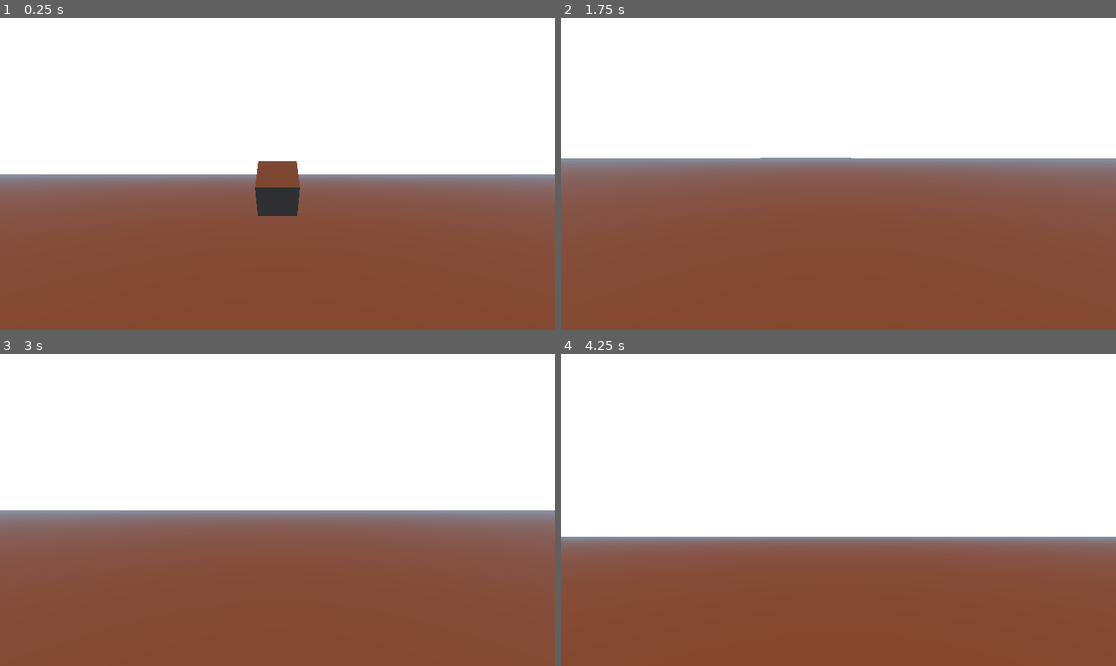
Above: before the commit, frames 1-4 (two rows, left to right).
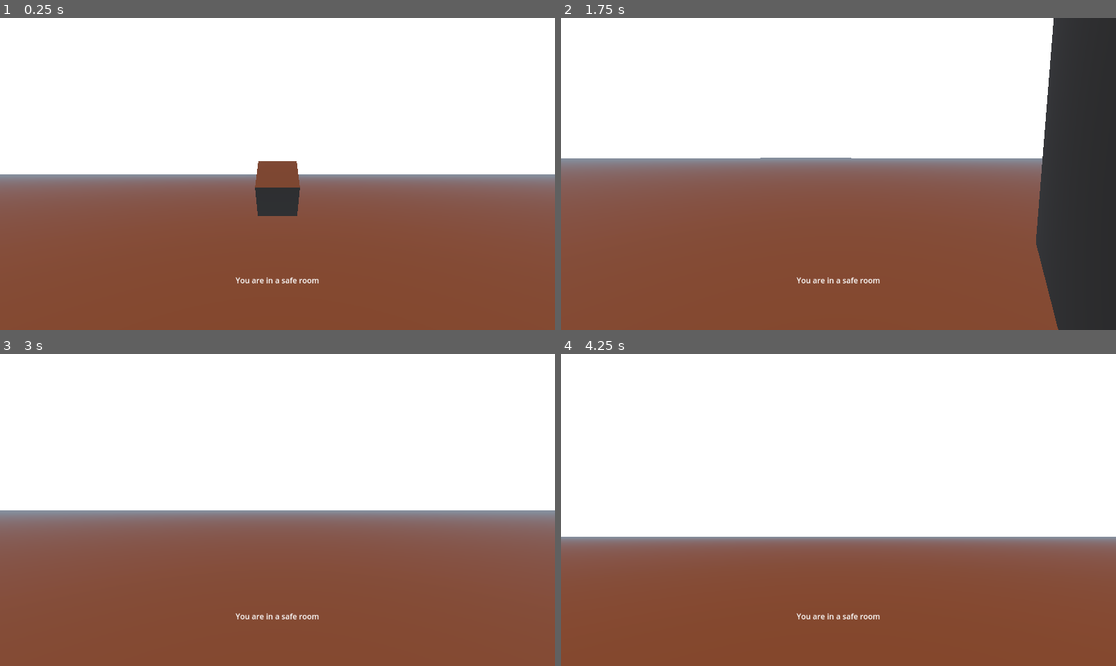
Above: after the commit, the same moments.

Repository: EpiclyRaspberry/Dodge-Onix-3D-Remaster
Game: Godot game, scene res://testing/test_room1.tscn
Same seed, same stepped clock (60 frames per second), same inputs: the game is played once before the commit and once after it. This scene is started directly instead of the project's main scene.
Inputs (mouse positions are in pixels of both pictures, inside the frame that each line leads up to):
- Up to frame 1 (0.25 s): no input
- Up to frame 2 (1.75 s): tap Enter (ui_accept) at 0.5, 0.77, 1.52 s; move the mouse to (810, 236) at 0.52 s; hold Ctrl (crouch) 0.53-1.28 s; hold W (forward) from 0.53 s (still down); move the mouse to (877, 177) at 1.27 s; tap Ctrl (crouch) at 1.35 s
- Up to frame 3 (3 s): move the mouse to (233, 506) at 2.02 s; hold Ctrl (crouch) 2.03-2.78 s; tap Enter (ui_accept) at 2.75 s; move the mouse to (283, 510) at 2.77 s; release W (forward) at 2.78 s; hold A (left) from 2.78 s (still down); tap Ctrl (crouch) at 2.85 s
- Up to frame 4 (4.25 s): tap Enter (ui_accept) at 3.02, 3.5, 3.77 s; move the mouse to (816, 503) at 3.52 s; release A (left) at 3.53 s; hold W (forward) from 3.53 s (still down); hold Ctrl (crouch) from 3.53 s (still down)

The runs differ from the first frame. In frame 1, 0.1% of the frame differs, in the area x 42-58%, y 83-86%; in frame 2, 13%, in the area x 42-100%, y 0-100%; in frame 3, 0.1%; in frame 4, 0.1%.

Commit message:
idfk

Diff:
--- a/player.gd
+++ b/player.gd
@@ -63,12 +63,13 @@
 
 	move_and_slide()
 
-
-
-
 func _on_playercol_body_entered(body):
 	if body.name == "ground":
 		if Input.is_action_pressed("ui_accept") and Input.is_action_pressed("crouch") and not Input.is_action_pressed("back"):
 			print("abh")
 			velocity.z = velocity.z - 1
 	pass # Replace with function body.
+
+
+func _on_saferoom_body_entered(body):
+	print("fire")
--- a/testing/test_room1.tscn
+++ b/testing/test_room1.tscn
@@ -1,7 +1,8 @@
-[gd_scene load_steps=8 format=3 uid="uid://dwy653x4wf28v"]
+[gd_scene load_steps=11 format=3 uid="uid://dwy653x4wf28v"]
 
 [ext_resource type="Script" path="res://player.gd" id="1_1fu56"]
 [ext_resource type="AudioStream" uid="uid://c000tncj8vgkf" path="res://testing/talkdown.mp3" id="2_32v0s"]
+[ext_resource type="Script" path="res://testing/test_saferoom.gd" id="3_5p2hd"]
 
 [sub_resource type="CapsuleShape3D" id="CapsuleShape3D_y16in"]
 
@@ -20,6 +21,11 @@
 volumetric_fog_enabled = true
 
 [sub_resource type="BoxMesh" id="BoxMesh_e4nsh"]
+
+[sub_resource type="BoxShape3D" id="BoxShape3D_c7867"]
+size = Vector3(14.5884, 14.9046, 10.2651)
+
+[sub_resource type="BoxMesh" id="BoxMesh_mhb00"]
 
 [node name="test_room1" type="Node3D"]
 
@@ -62,3 +68,30 @@
 [node name="MeshInstance3D" type="MeshInstance3D" parent="."]
 transform = Transform3D(1, 0, 0, 0, 0.766762, -0.641932, 0, 0.641932, 0.766762, 0, 0, -5.22754)
 mesh = SubResource("BoxMesh_e4nsh")
+
+[node name="Label" type="Label" parent="."]
+anchors_preset = 7
+anchor_left = 0.5
+anchor_top = 1.0
+anchor_right = 0.5
+anchor_bottom = 1.0
+offset_left = -87.0
+offset_top = -115.0
+offset_right = 87.0
+offset_bottom = -89.0
+grow_horizontal = 2
+grow_vertical = 0
+text = "You are in a safe room"
+
+[node name="saferoom" type="Area3D" parent="."]
+script = ExtResource("3_5p2hd")
+
+[node name="CollisionShape3D" type="CollisionShape3D" parent="saferoom"]
+transform = Transform3D(1, 0, 0, 0, 1, 0, 0, 0, 1, 0, 5.23363, 0)
+shape = SubResource("BoxShape3D_c7867")
+
+[node name="MeshInstance3D" type="MeshInstance3D" parent="saferoom/CollisionShape3D"]
+transform = Transform3D(16.3918, 0, 0, 0, 24.1918, 0, 0, 0, 11.0895, 0, 0, 0)
+mesh = SubResource("BoxMesh_mhb00")
+
+[connection signal="body_entered" from="saferoom" to="CharacterBody3D" method="_on_saferoom_body_entered"]
--- /dev/null
+++ b/testing/test_saferoom.gd
@@ -0,0 +1,11 @@
+extends Area3D
+
+
+# Called when the node enters the scene tree for the first time.
+func _ready():
+	pass # Replace with function body.
+
+
+# Called every frame. 'delta' is the elapsed time since the previous frame.
+func _process(delta):
+	pass
